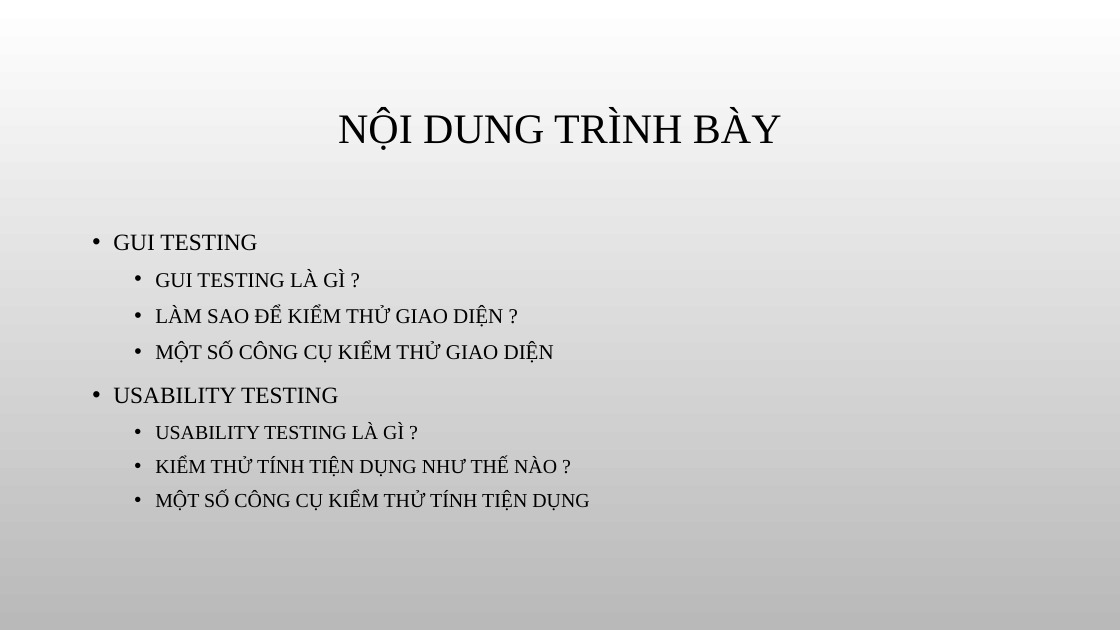
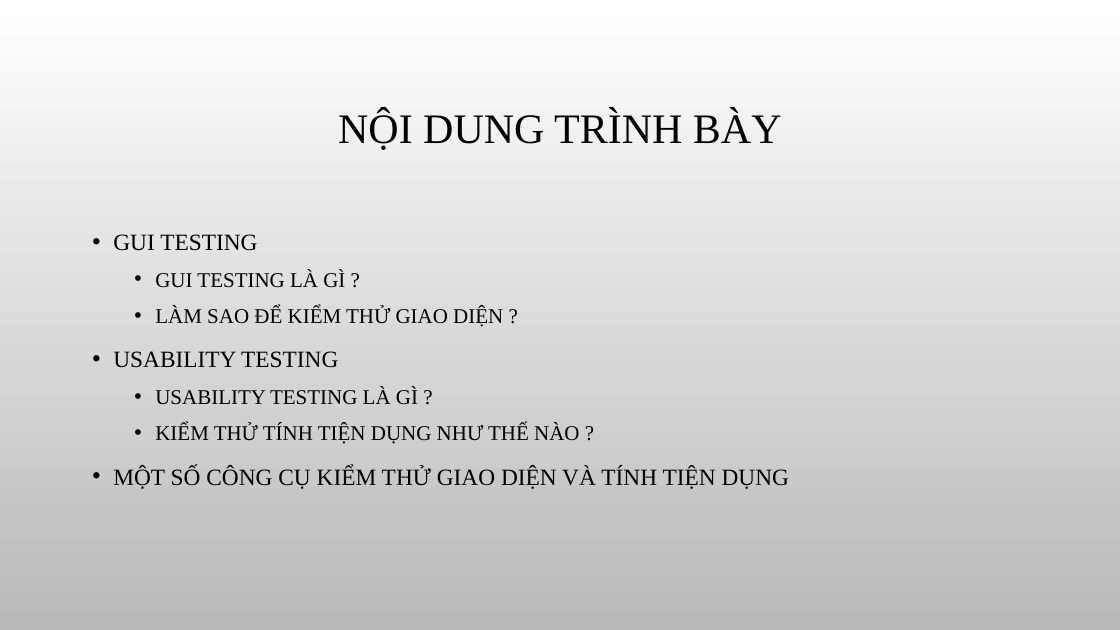
Before and after one commit to khoahoang/GUI-Usability-testing-research, a slide deck: slide 3 of slide/GUI & Usability testing group 20.pptx (slide 2 before the commit). Drawn at 1120x630 pixels with LibreOffice and Linux fonts; fonts in the diff are those of the drawing; background and template pictures are left out. Boxes give left, top, right and bottom in pixels: in the first picture for what was removed or moved away, otherwise in the second. Text is boxed around its words. In the diff, an @@ line names an element or a change of style, - is before the commit and + after.

```diff
--- a/slide/GUI & Usability testing group 20.pptx
+++ b/slide/GUI & Usability testing group 20.pptx
@@ text at bbox=[155, 342, 554, 363]: paragraph removed @@
-  • MỘT SỐ CÔNG CỤ KIỂM THỬ GIAO DIỆN
@@ text at bbox=[155, 388, 579, 444]: size 17 to 18 pt in "USABILITY TESTING LÀ GÌ ?", "KIỂM THỬ TÍNH TIỆN DỤNG NHƯ THẾ ..." @@
@@ text at bbox=[113, 467, 789, 489]: text changed; size 17 to 20 pt @@
-  • MỘT SỐ CÔNG CỤ KIỂM THỬ TÍNH TIỆN DỤNG
+• MỘT SỐ CÔNG CỤ KIỂM THỬ GIAO DIỆN VÀ TÍNH TIỆN DỤNG
```
Also in this commit, not shown: 3 other slides changed, 4 slides added, 7 slides removed, 1 other file.
